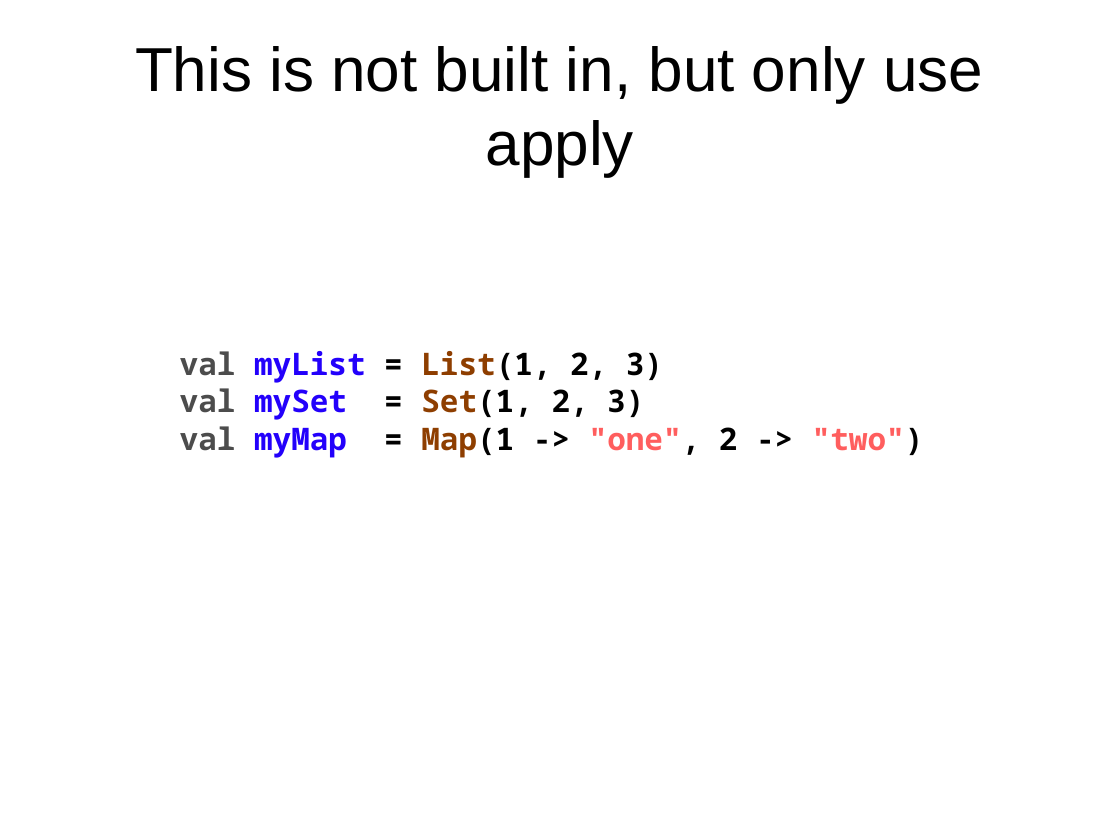
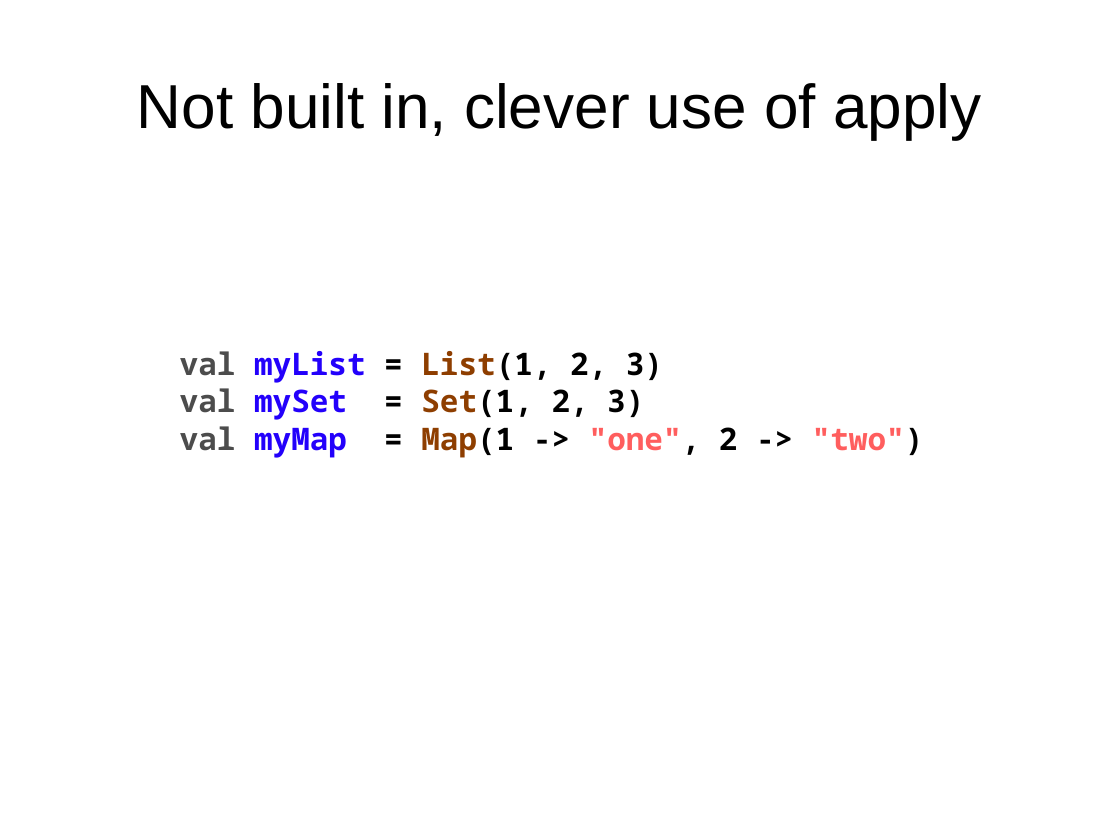
Before and after one commit to javaBin/scala-training-slides, a slide deck: slide 6 of 1.6 - OO-traits.odp. Drawn at 1120x840 pixels with LibreOffice and Linux fonts; fonts in the diff are those of the drawing; background and template pictures are left out. Boxes give left, top, right and bottom in pixels: in the first picture for what was removed or moved away, otherwise in the second. Text is boxed around its words. In the diff, an @@ line names an element or a change of style, - is before the commit and + after.

```diff
--- a/1.6 - OO-traits.odp
+++ b/1.6 - OO-traits.odp
@@ title at [137, 83, 981, 139]: text changed @@
-This is not built in, but only use apply
+Not built in, clever use of apply
```
Also in this commit, not shown: 2 other slides changed, 9 other files.
